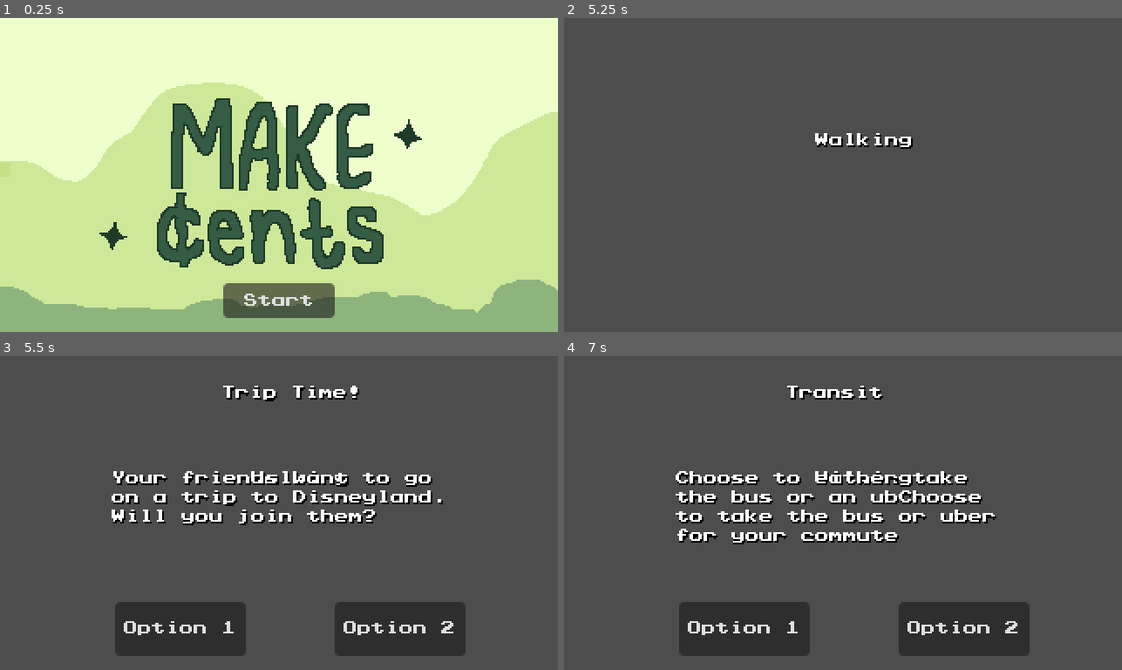
Above: before the commit, frames 1-4 (two rows, left to right).
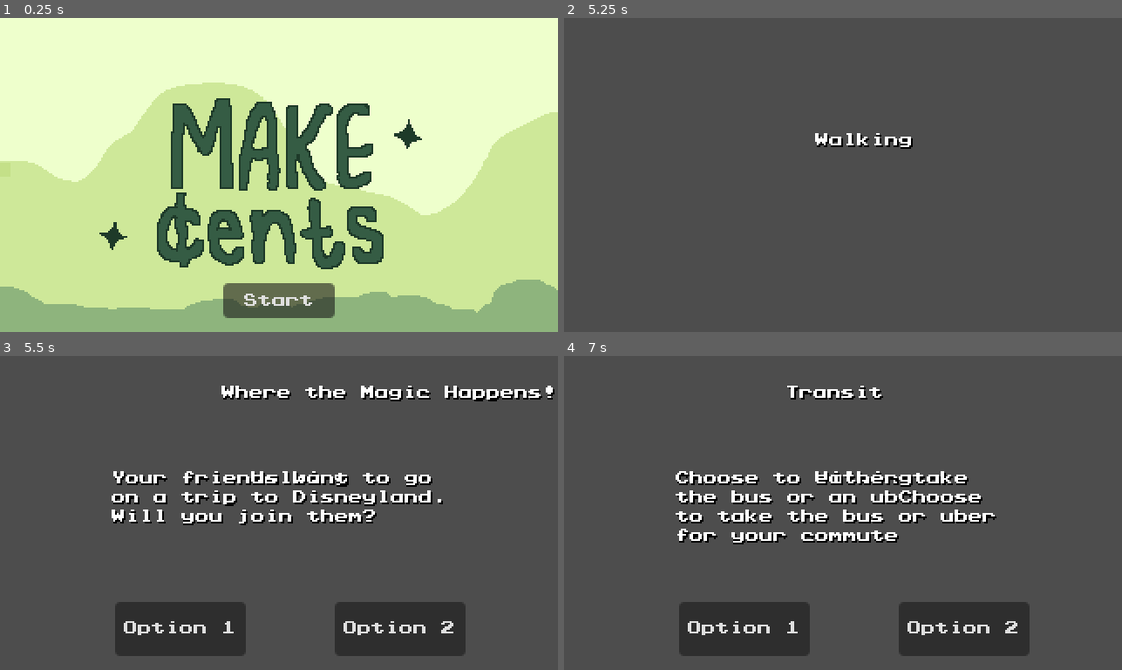
Above: after the commit, the same moments.

Repository: axu-1/Technica-2023-Godot-Project
Game: Godot game, scene res://main.tscn
Same seed, same stepped clock (60 frames per second), same inputs: the game is played once before the commit and once after it.
Inputs:
- Up to frame 1 (0.25 s): no input
- Up to frame 2 (5.25 s): click "Start" at 0.5 s; click "Easy: Trust Fund Baby" at 1.25 s; click "Check" at 2 s; tap Enter at 3.5 s; click "Option 1" at 4.25 s; tap Space at 5 s
- Up to frame 3 (5.5 s): no input
- Up to frame 4 (7 s): click "Option 2" at 5.75 s; tap Enter at 6.5 s

Frames 1-2 are identical in both runs. In frame 3, 1.4% of the frame differs, in the area x 39-100%, y 9-15%; in frame 4, nothing differs.

Commit message:
Update leisure.gd

Diff:
--- a/Events/leisure.gd
+++ b/Events/leisure.gd
@@ -13,22 +13,22 @@
 func _init(p_title = "", p_description = "", p_cost1 = 0, p_cost2 = 0):
 	var rand_int = randi_range(0, 3)
 	if rand_int == 0:
-		title = "Netflix"
+		title = "Greenlit"
 		description = "You love watching movies, but are you willing to pay the price?"
 		cost1 = 0
 		cost2 = 30
 	elif rand_int == 1:
-		title = "Trip Time!"
+		title = "Where the Magic Happens!"
 		description = "Your friends want to go on a trip to Disneyland. Will you join them?"
 		cost1 = 0
 		cost2 = 500
 	elif rand_int == 2:
-		title = "Movies"
+		title = "I am Kenough?"
 		description = "Your friends wanna go see the new Barbie movie. Will you join them?"
 		cost1 = 0
-		cost2 = 10
+		cost2 = 18
 	elif rand_int == 3:
-		title = "Dinner"
+		title = "Bon Appetit!"
 		description = "Your friends wanna go out for dinner. Will you join them?"
 		cost1 = 0
 		cost2 = 20
